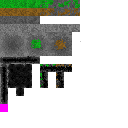
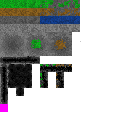
Comparing the layer stacks of the two w=128, h=128 images. Changes:
added layer "Eingefügte Ebene" above "prototiles" over [40, 16, 80, 24]
